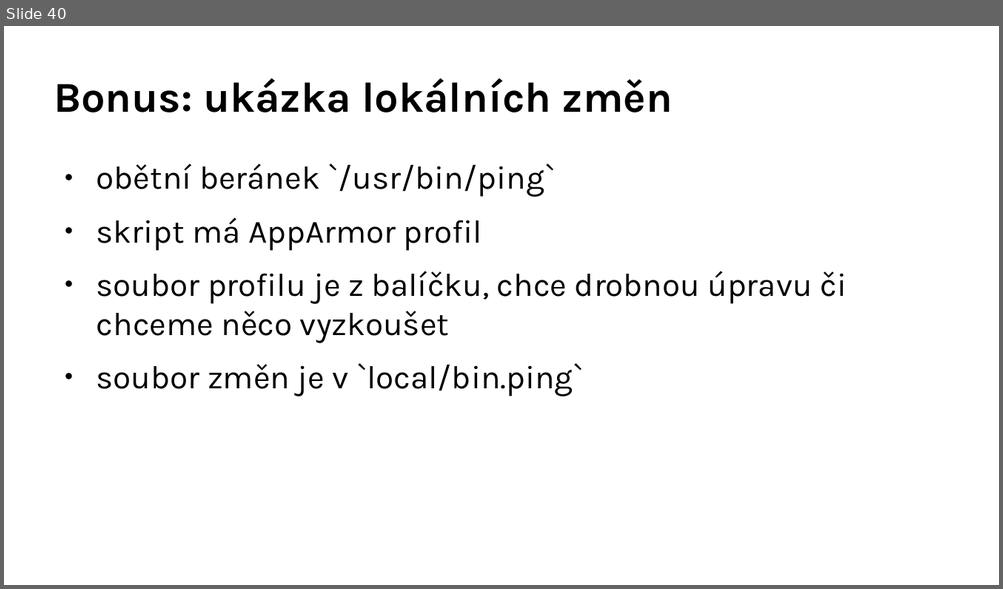
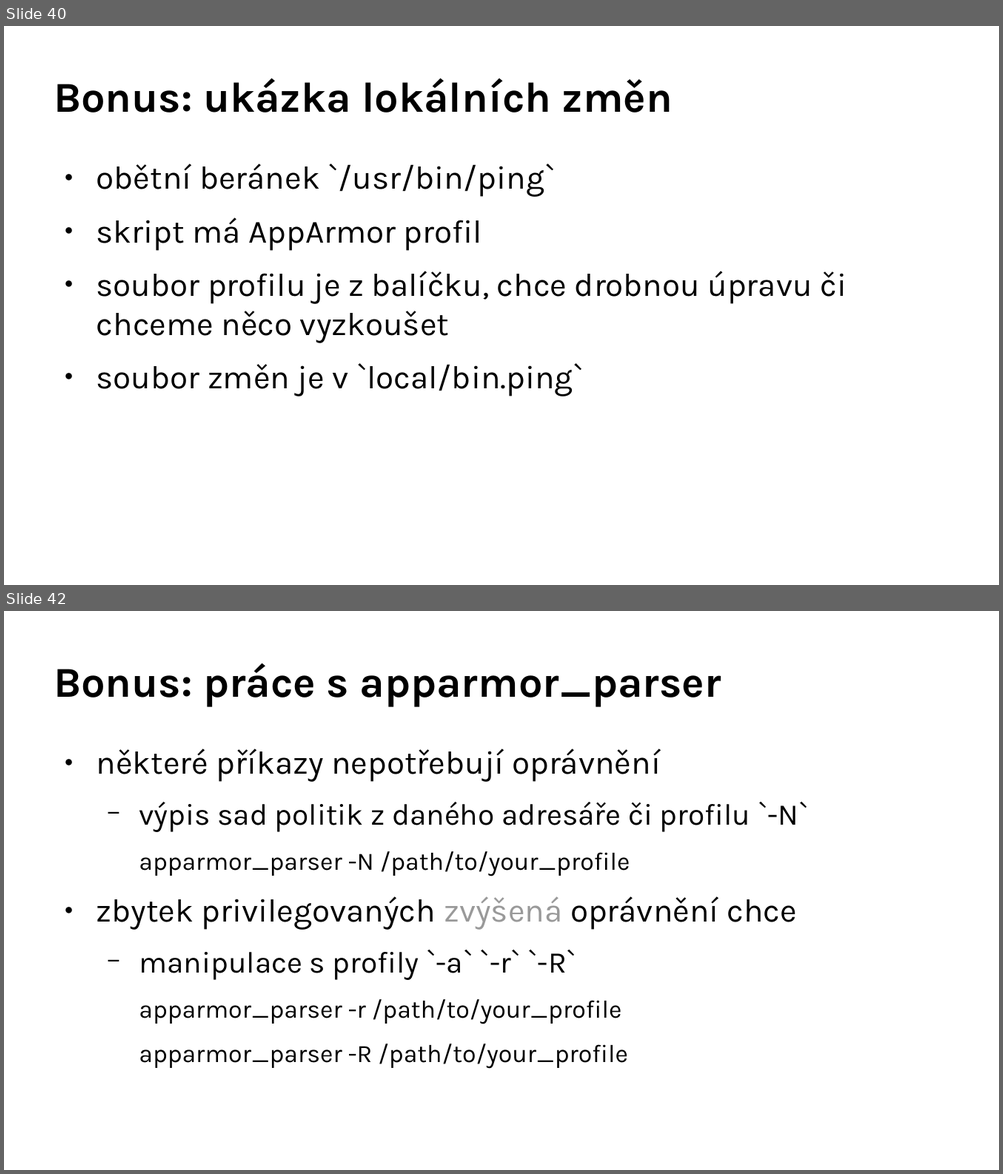
Before and after one commit to djz88/docs, a slide deck: apparmor/apparmor_openalt2017_extended.odp. Shown one above the other, each under a label of ours: slide 40 before the commit, slides 40 and 42 after it; the slides between them are not shown. The pictures are 1003x589 and 1003x1174 pixels, drawn with LibreOffice and Linux fonts; fonts in the diff are those of the drawing; background and template pictures are left out. Boxes give left, top, right and bottom in pixels: in the first picture for what was removed or moved away, otherwise in the second. Text is boxed around its words. In the diff, an @@ line names an element or a change of style, - is before the commit and + after.

Commit message:
apparmor openalt v.0.4

```diff
--- a/apparmor/apparmor_openalt2017_extended.odp
+++ b/apparmor/apparmor_openalt2017_extended.odp
@@ slide 42 added at [4,611,999,1170], background #FFFFFF @@
@@ title added at [54,663,721,707], 34 pt, text #000000, bold @@
+Bonus: práce s apparmor_parser
@@ text added at [96,749,808,1069], 20 pt, text #000000 @@
+● některé příkazy nepotřebují oprávnění
+  − výpis sad politik z daného adresáře či profilu `-N`
+  apparmor_parser -N /path/to/your_profile
+● zbytek privilegovaných zvýšená oprávnění chce
+  − manipulace s profily `-a` `-r` `-R`
+  apparmor_parser -r /path/to/your_profile
+  apparmor_parser -R /path/to/your_profile
```
Also in this commit, not shown: 2 slides changed, 2 other slides added, 1 slide removed.
